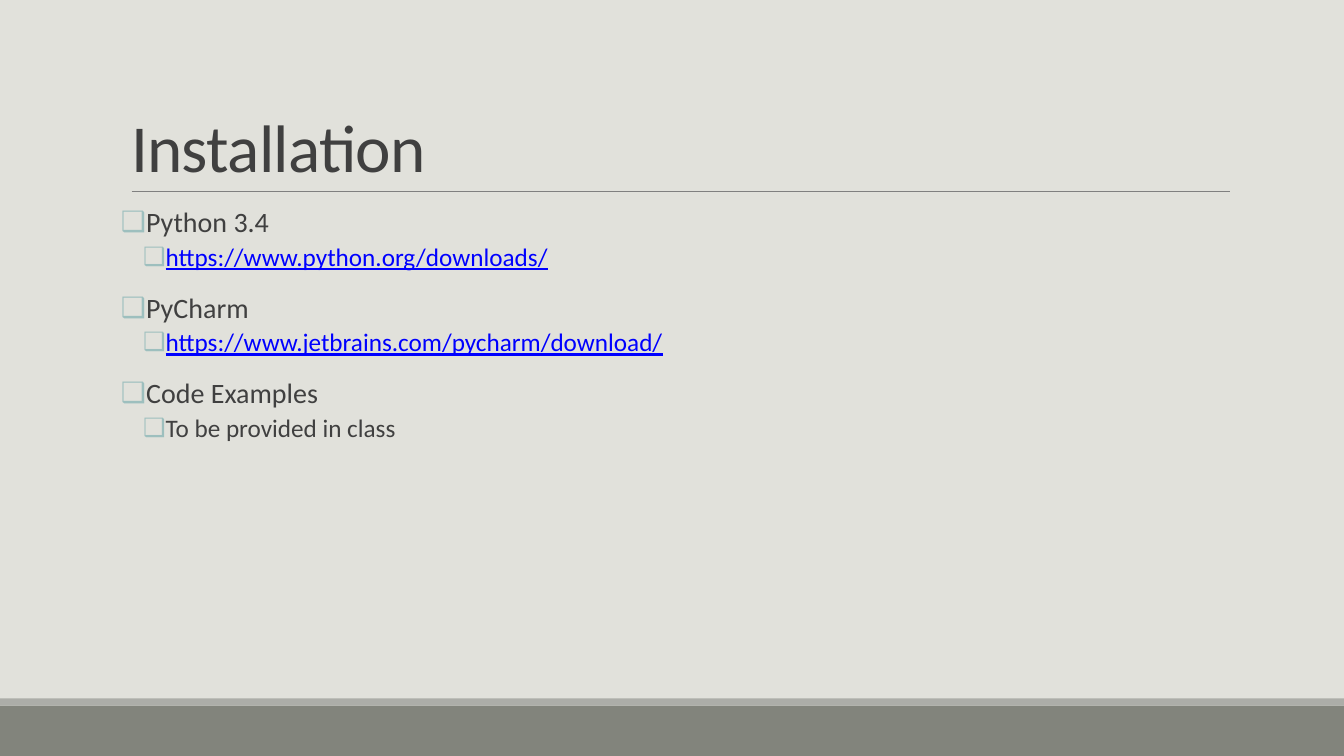
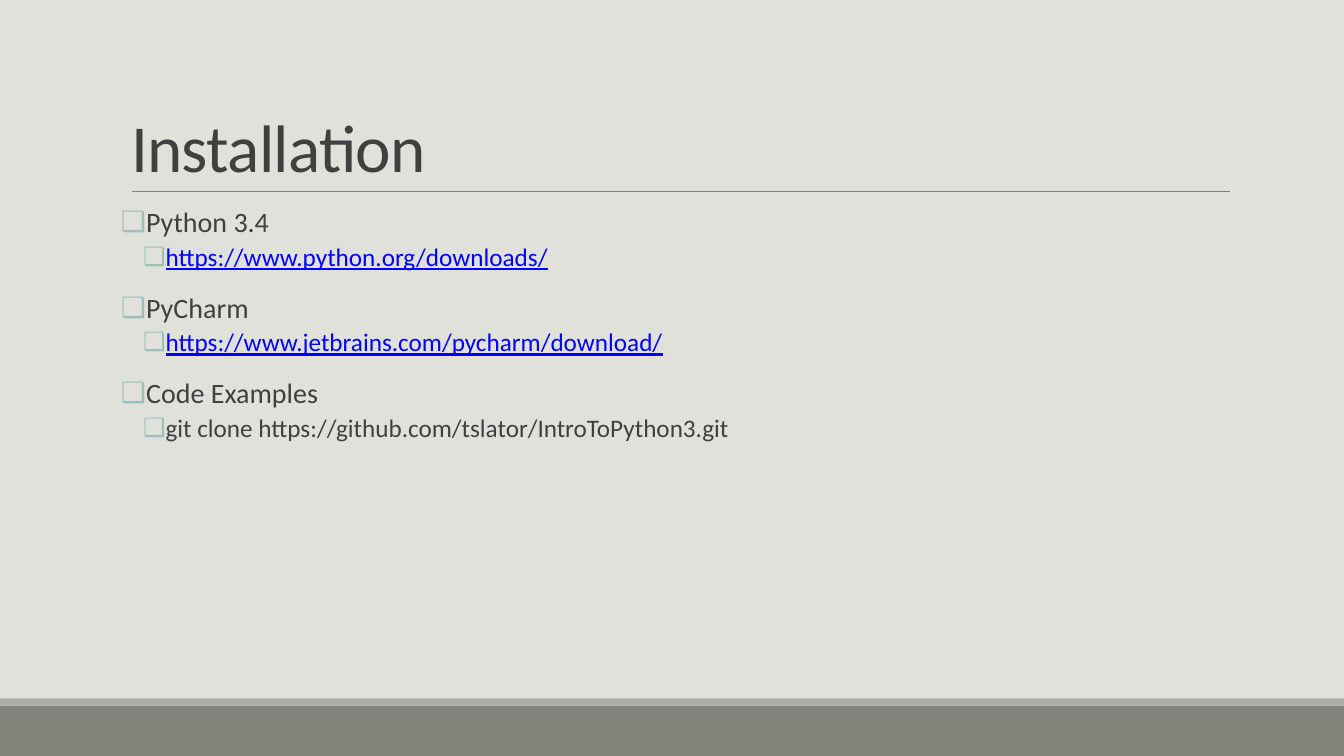
Before and after one commit to tslator/IntroToPython3, a slide deck: slide 26 of Introduction to Python 3.pptm (slide 27 before the commit). Drawn at 1344x756 pixels with LibreOffice and Linux fonts; fonts in the diff are those of the drawing. Boxes give left, top, right and bottom in pixels: in the first picture for what was removed or moved away, otherwise in the second. Text is boxed around its words. In the diff, an @@ line names an element or a change of style, - is before the commit and + after.

```diff
--- a/Introduction to Python 3.pptm
+++ b/Introduction to Python 3.pptm
@@ text at (x1=166, y1=419, x2=728, y2=442): text changed @@
-  ❑ To be provided in class
+  ❑ git clone https://github.com/tslator/IntroToPython3.git
```
Also in this commit, not shown: 20 other slides changed, 42 slides added, 1 slide removed, 15 other files.
